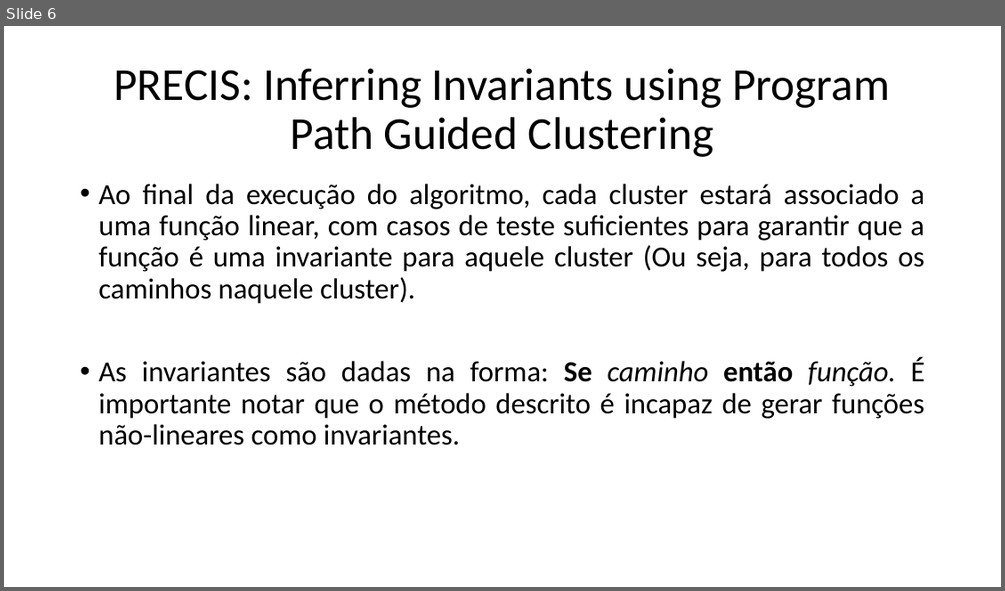
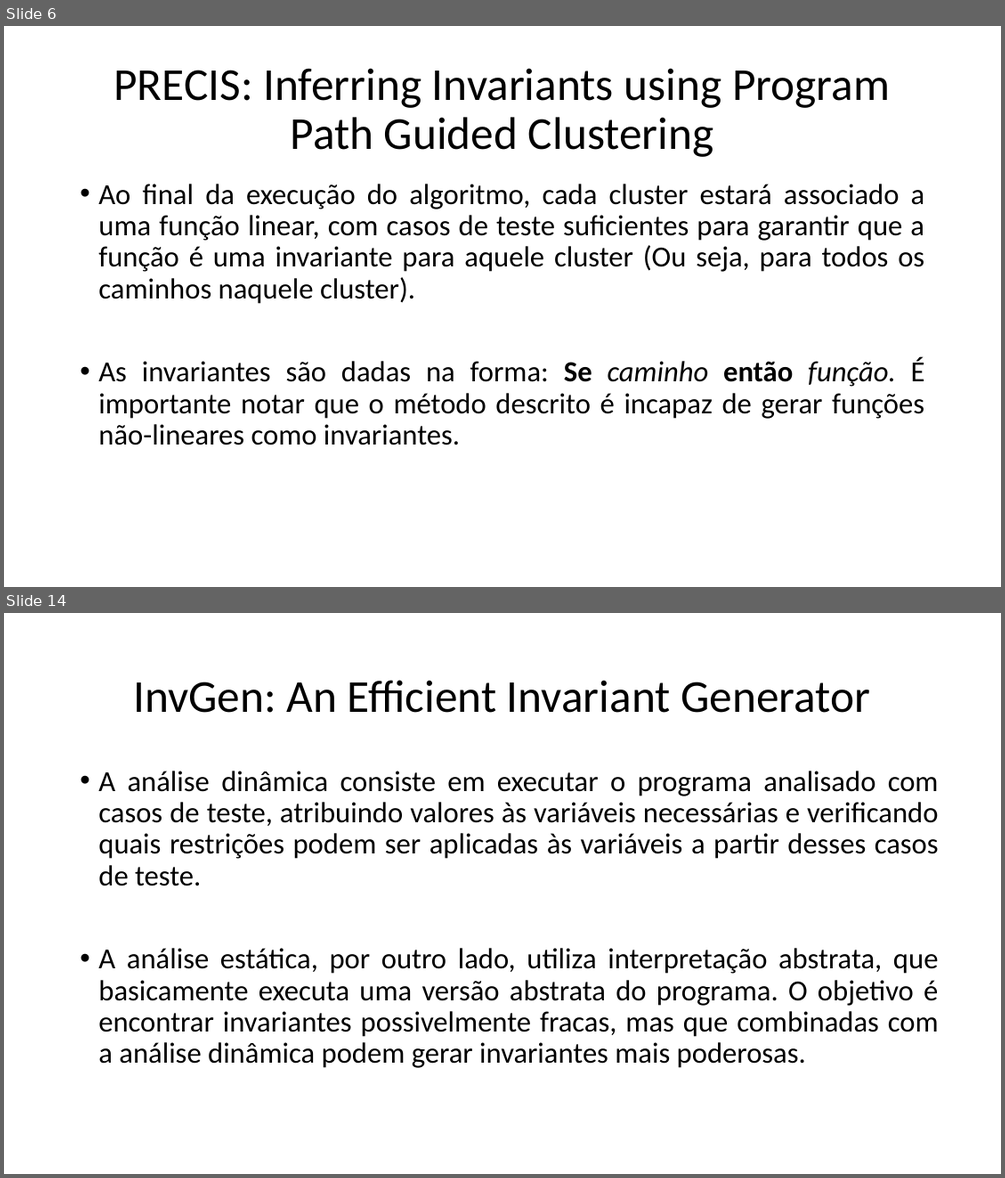
Before and after one commit to VictorDeluca/Atividades_TCC, a slide deck: Articles.pptx. Shown one above the other, each under a label of ours: slide 6 before the commit, slides 6 and 14 after it; the slides between them are not shown. The pictures are 1005x591 and 1005x1178 pixels, drawn with LibreOffice and Linux fonts; fonts in the diff are those of the drawing. Boxes give left, top, right and bottom in pixels: in the first picture for what was removed or moved away, otherwise in the second. Text is boxed around its words. In the diff, an @@ line names an element or a change of style, - is before the commit and + after.

```diff
--- a/Articles.pptx
+++ b/Articles.pptx
@@ slide 14 added at [4,613,1001,1174], background #FFFFFF @@
@@ title added at [133,680,870,713], 44 pt, text #000000 @@
+InvGen: An Efficient Invariant Generator
@@ text added at [98,771,938,1068], 28 pt, text #000000 @@
+• A análise dinâmica consiste em executar o programa analisado com casos de teste, atribuindo valores às variáveis necessárias e verificando quais restrições podem ser aplicadas às variáveis a partir desses casos de teste.
+• A análise estática, por outro lado, utiliza interpretação abstrata, que basicamente executa uma versão abstrata do programa. O objetivo é encontrar invariantes possivelmente fracas, mas que combinadas com a análise dinâmica podem gerar invariantes mais poderosas.
```
Also in this commit, not shown: 1 slide changed, 7 other slides added, 1 slide removed.
